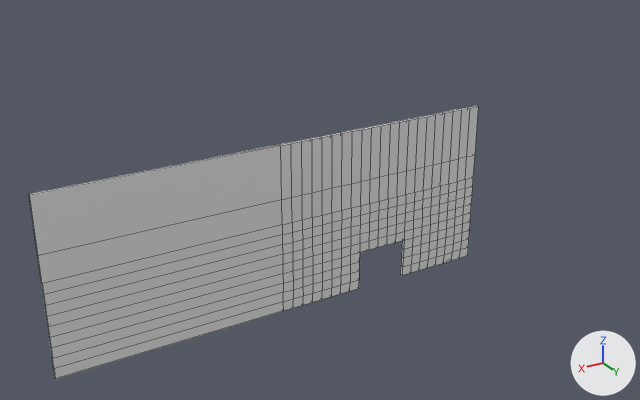
Renders of the FBX model robotgame/Assets/models/scenery/level1/wall_with_hole.fbx from each side of a commit.
Both versions are drawn from a camera (50 mm lens) standing at (80.0, 88.0, 141.1) and looking at (-12.5, -66.2, 64.0). The lights are fixed; the arrows at lower right show +X, +Y and +Z. Mesh edges are drawn as thin lines. Where no turn or scale is listed for an object, it has been applied to the vertices.
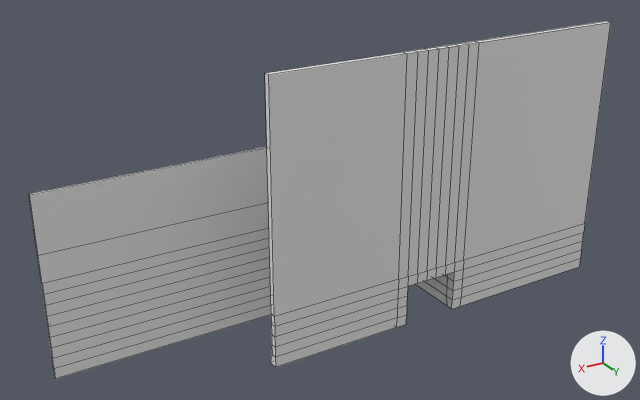
Patch to the scene script:
```diff
--- a/robotgame/Assets/models/scenery/level1/wall_with_hole.fbx.py
+++ b/robotgame/Assets/models/scenery/level1/wall_with_hole.fbx.py
@@ me_plane_006 @@
 # used by ob_plane_004; location = (-34.7, -74.1, 60.3)
-me_plane_006.from_pydata(...)  # 520 vertices, 498 faces; spans x -27.9..82.0, y 0.0..0.8, z -26.1..15.3
+me_plane_006.from_pydata(...)  # 628 vertices, 606 faces; spans x -48.8..82.0, y 0.0..20.6, z -26.1..37.6
+# me_plane_006 part 1
+# 15 faces are deleted
+# 4 vertices in x -6.7, y 0.8, z -23.6..-16.2 move by (0.0, -0.8, 0.0)
+# 10 vertices are added at x -9.3..40.8, y 18.3..20.6, z -26.1..-16.2
+# 31 new vertices lie (0.0, 18.3, 0.0) away from vertices in x -9.3..9.3, y 0.8, z -26.1..-13.7
+# 11 new vertices lie (0.0, 1.5, 0.0) away from vertices in x -9.3..6.7, y 19.1, z -26.1..-16.2
+# 8 new vertices lie (0.0, 0.0, 51.3) away from vertices in x -9.3..9.3, y 19.1, z -13.7
+# 8 new vertices lie (-39.5, 0.0, 0.0) away from vertices in x -9.3, y 19.1..20.6, z -26.1..37.6
+# 14 new vertices lie (0.0, 1.5, 0.0) away from vertices in x -48.8..9.3, y 19.1, z -23.6..37.6
+# 8 new vertices lie (0.0, 0.0, -51.3) away from vertices in x -9.3..9.3, y 20.6, z 37.6
+# 8 new vertices lie (31.5, 0.0, 0.0) away from vertices in x 9.3, y 19.1..20.6, z -23.6..37.6
+# 5 new vertices lie (2.6, 0.0, 0.0) away from vertices in x 6.7, y 20.6, z -26.1..-16.2
+# 5 new vertices lie (31.5, 0.0, 0.0) away from vertices in x 9.3, y 20.6, z -26.1..-16.2
+# 123 new faces join them
```

Location of each change, [x1, y1, x2, y2] in pixels of the pictures (640 x 400 px):
'Plane.004', reshaped (29% wider, 31% taller)
    before: [29, 106, 479, 379]
    after: [29, 21, 611, 379]
part 1 of me_plane_006, built on
    before: [350, 229, 413, 291]
    after: [265, 21, 611, 367]
